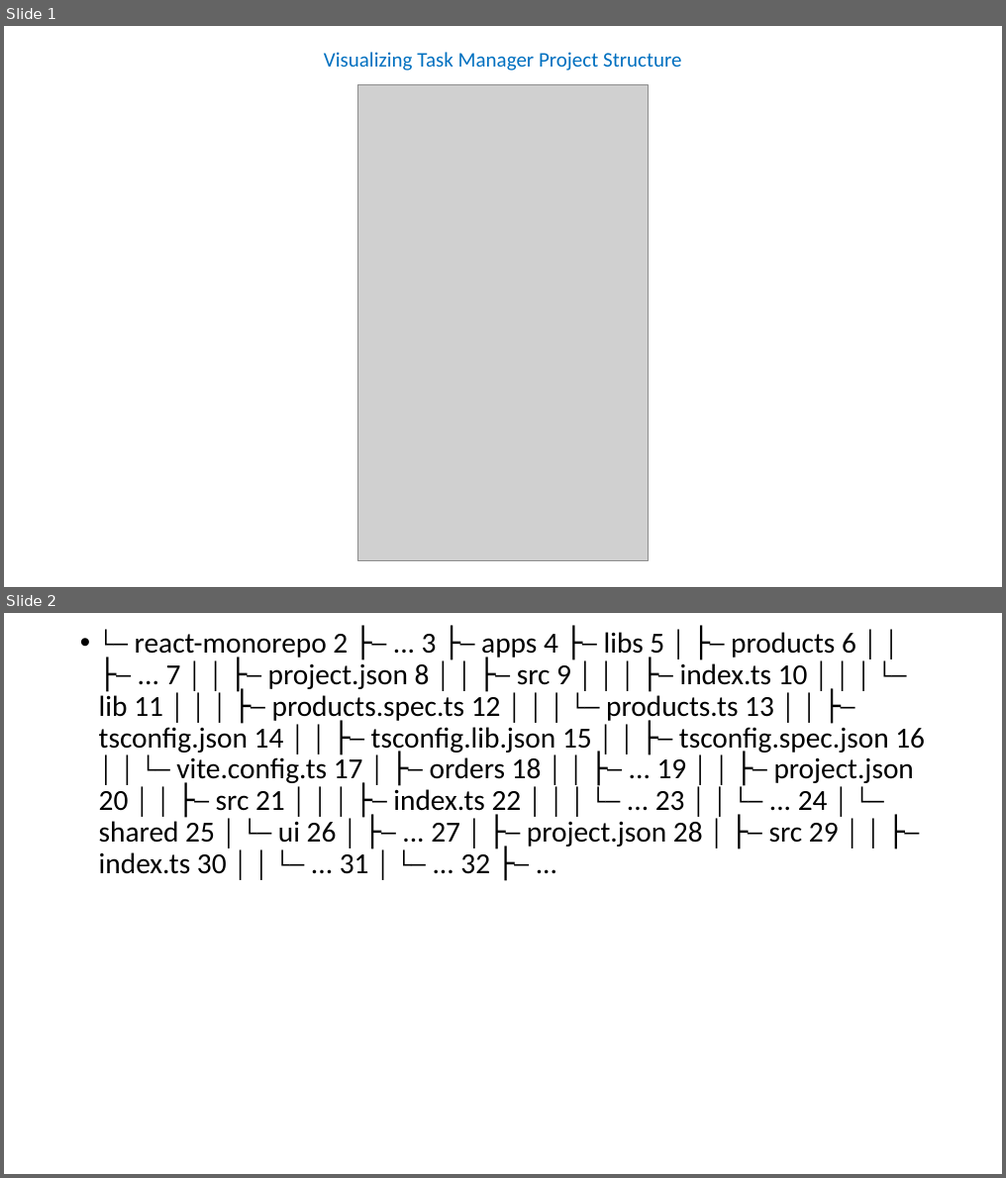
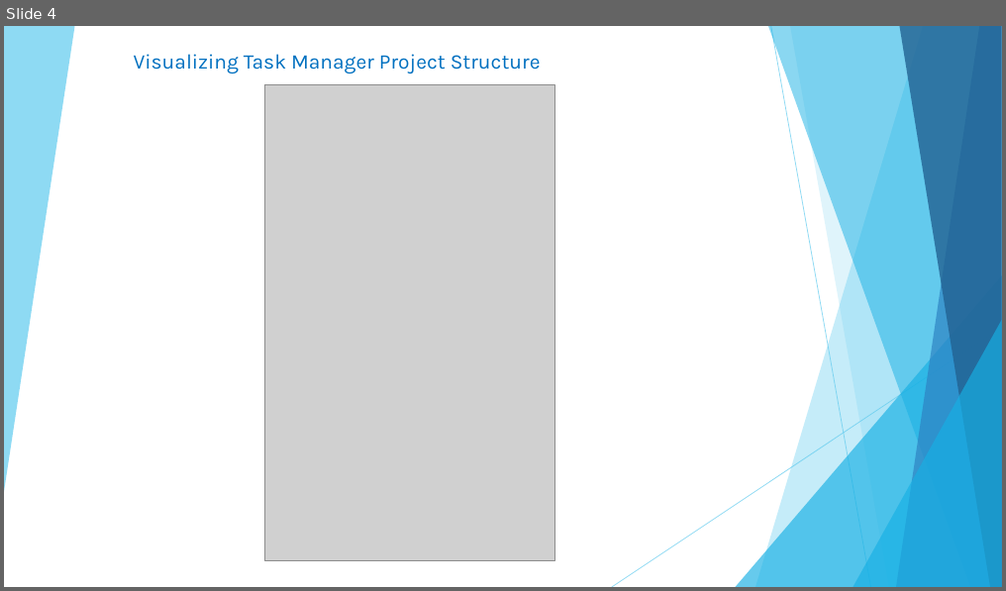
Before and after one commit to ShahriatHossain/react-monorepo, a slide deck: docs/Task Manager Presentation.pptx. Shown one above the other, each under a label of ours: slides 1 and 2 before the commit, slide 4 after it. The pictures are 1006x1178 and 1006x591 pixels, drawn with LibreOffice and Linux fonts; fonts in the diff are those of the drawing; grey boxes stand for pictures. Boxes give left, top, right and bottom in pixels: in the first picture for what was removed or moved away, otherwise in the second. Text is boxed around its words. In the diff, an @@ line names an element or a change of style, - is before the commit and + after.

```diff
--- a/docs/Task Manager Presentation.pptx
+++ b/docs/Task Manager Presentation.pptx
@@ slide 2 removed at box(4, 613, 1002, 1174), background #FFFFFF @@
@@ text removed at box(99, 632, 925, 874) @@
-• └─ react-monorepo 2 ├─ ... 3 ├─ apps 4 ├─ libs 5 │ ├─ products 6 │ │ ├─ ... 7 │ │ ├─ project.json 8 │ │ ├─ src 9 │ │ │ ├─ index.ts 10 │ │ │ └─ lib 11 │ │ │ ├─ products.spec.ts 12 │ │ │ └─ products.ts 13 │ │ ├─ tsconfig.json 14 │ │ ├─ tsconfig.lib.json 15 │ │ ├─ tsconfig.spec.json 16 │ │ └─ vite.config.ts 17 │ ├─ orders 18 │ │ ├─ ... 19 │ │ ├─ project.json 20 │ │ ├─ src 21 │ │ │ ├─ index.ts 22 │ │ │ └─ ... 23 │ │ └─ ... 24 │ └─ shared 25 │ └─ ui 26 │ ├─ ... 27 │ ├─ project.json 28 │ ├─ src 29 │ │ ├─ index.ts 30 │ │ └─ ... 31 │ └─ ... 32 ├─ ...
@@ what was slide 1 is now slide 4 @@
@@ slide 4 changed as well @@
@@ subtitle "Visualizing Task Manager Project Structure" at box(134, 54, 541, 74): font Calibri to Karla; alignment centre to left; line spacing 0.9 to 1 @@
@@ picture: place and size @@
-picture at box(358, 85, 648, 562)
+picture at box(265, 85, 555, 562)
@@ group added at box(4, 26, 1002, 587): 6 freeform shapes, 2 lines, 2 triangles @@
```
Also in this commit, not shown: 3 slides added, 4 other files.
